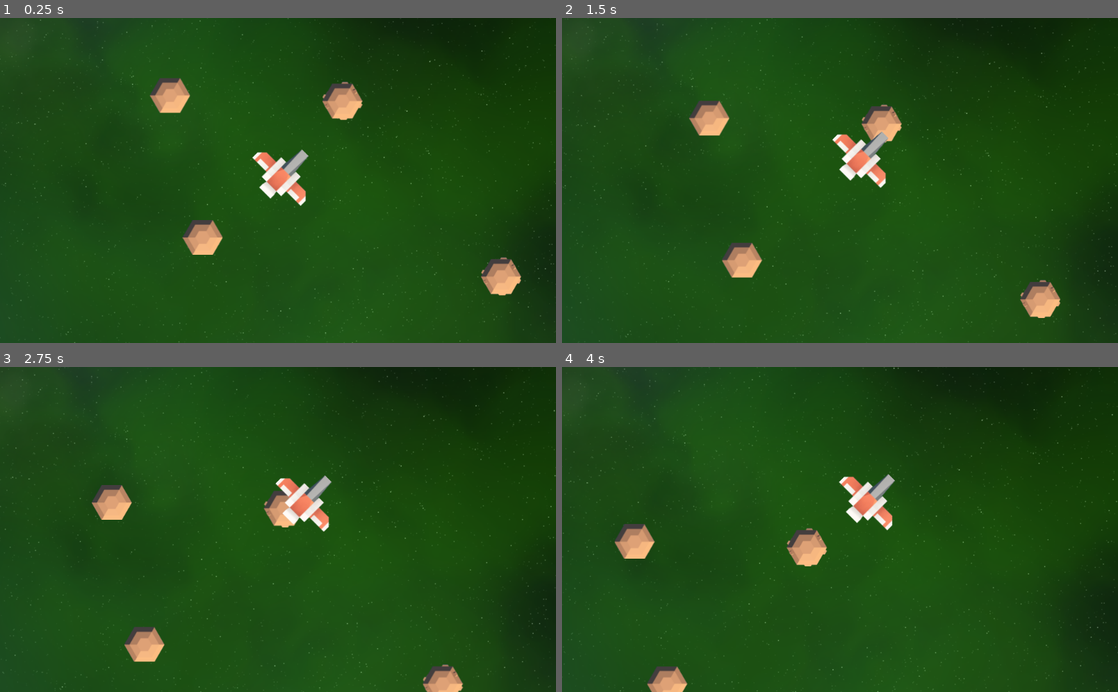
Above: before the commit, frames 1-4 (two rows, left to right).
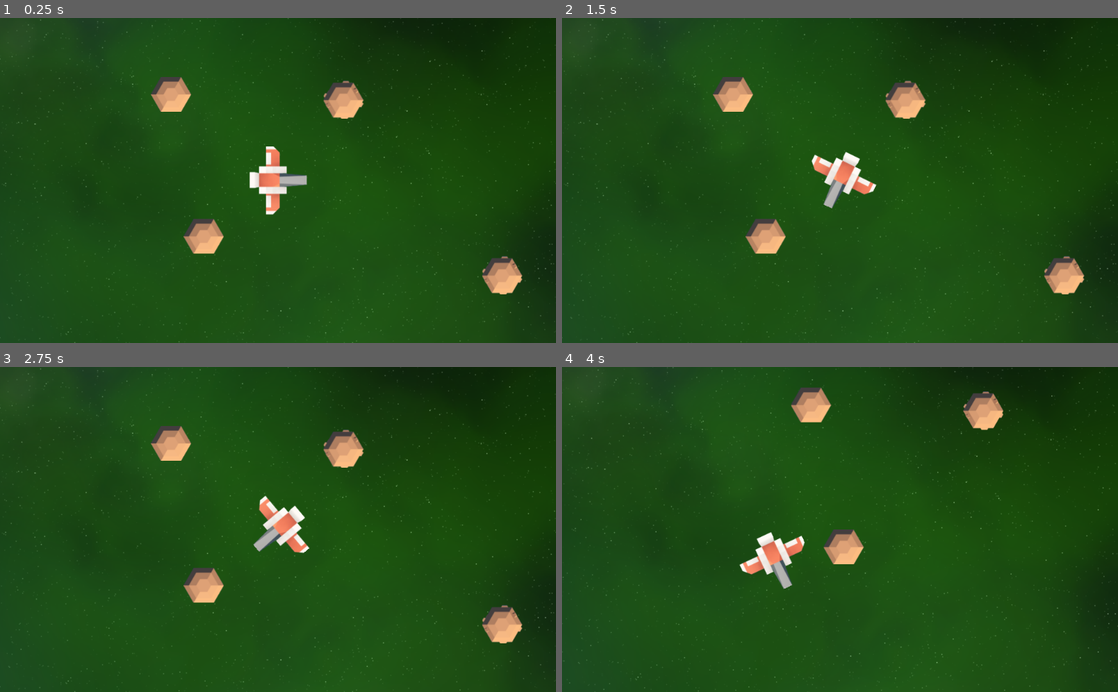
Above: after the commit, the same moments.

Repository: andrebq/SpaceExplorer2D
Game: Godot game, scene res://Root.tscn
Two runs of this game, one before a commit and one after it. Both use one fixed random seed, a clock stepped at 60 frames per second and the inputs below.
Inputs (mouse positions are in pixels of both pictures, inside the frame that each line leads up to):
- Up to frame 1 (0.25 s): no input
- Up to frame 2 (1.5 s): move the mouse to (962, 164) at 0.52 s; hold Right (Right) 0.53-1.28 s; click (962, 164) at 0.6 s; move the mouse to (728, 196) at 1.27 s; hold Left (Left) from 1.28 s (still down); click (728, 196) at 1.35 s
- Up to frame 3 (2.75 s): move the mouse to (333, 458) at 2.02 s; release Left (Left) at 2.03 s; hold Right (Right) from 2.03 s (still down); click (333, 458) at 2.1 s
- Up to frame 4 (4 s): move the mouse to (812, 594) at 2.77 s; release Right (Right) at 2.78 s; hold Up (Forward) 2.78-3.53 s; click (812, 594) at 2.85 s; move the mouse to (1006, 578) at 3.52 s; hold Left (Left) from 3.53 s (still down); click (1006, 578) at 3.6 s

The runs differ from the first frame. In frame 1, 1.8% of the frame differs, in the area x 26-94%, y 18-91%; in frame 2, 6.7%, in the area x 0-100%, y 0-100%; in frame 3, 6.4%; in frame 4, 5.7%.

Commit message:
very poor handling (no momentum, no friction)

Diff:
--- /dev/null
+++ b/HumanPilot.gd
@@ -0,0 +1,36 @@
+extends Node
+
+export var spacecraft:NodePath setget set_spacecraft
+onready var spacecraft_node:PlayableSpacecraft = get_node(spacecraft) as PlayableSpacecraft
+
+export(float, 0, 1000, 10) var linear_speed:float = 100
+export(float, 0, 360, 1) var angular_speed:float = 10
+
+func set_spacecraft(value):
+	spacecraft = value
+	spacecraft_node = null
+
+func update_node():
+	if is_inside_tree() and not spacecraft_node:
+		spacecraft_node = get_node(spacecraft)
+
+func _ready():
+	pass # Replace with function body.
+
+func _process(delta):
+	update_node()
+
+	if not spacecraft_node:
+		return
+
+	if Input.is_action_pressed("Forward"):
+		spacecraft_node.velocity = Vector2.UP * linear_speed
+	else:
+		spacecraft_node.velocity = Vector2.ZERO
+
+	if Input.is_action_pressed("Left"):
+		spacecraft_node.angular_speed = deg2rad(-angular_speed)
+	elif Input.is_action_pressed("Right"):
+		spacecraft_node.angular_speed = deg2rad(angular_speed)
+	else:
+		spacecraft_node.angular_speed = 0
--- a/PlayableSpacecraft.gd
+++ b/PlayableSpacecraft.gd
@@ -1,14 +1,17 @@
 extends KinematicBody2D
+class_name PlayableSpacecraft
 
 export var debug: bool
 
 export var velocity:Vector2 = Vector2.ZERO
+export var angular_speed:float = 0
 export(float, 0, 1, 0.01) var drag_coeficient:float = 0
 
 # Called when the node enters the scene tree for the first time.
 func _ready():
-	pass
+	rotation = PI/2
 
 func _physics_process(delta):
-	var _collision = move_and_collide(velocity, true)
-	rotation = velocity.angle() + PI/2
+	print("as: ", angular_speed, " ", rotation)
+	rotation += angular_speed * delta
+	var _collision = move_and_collide(velocity.rotated(rotation) * delta, true)
--- a/Root.tscn
+++ b/Root.tscn
@@ -11,6 +11,7 @@
 [ext_resource path="res://Art/Topdown/meteorFullRound.png" type="Texture" id=9]
 [ext_resource path="res://Art/Background/Space001.png" type="Texture" id=10]
 [ext_resource path="res://PlayerOne.gd" type="Script" id=11]
+[ext_resource path="res://HumanPilot.gd" type="Script" id=12]
 
 [node name="Root" type="Node2D"]
 
@@ -54,7 +55,6 @@
 
 [node name="PlayableSpacecraft" parent="PlayerOne" instance=ExtResource( 1 )]
 debug = true
-velocity = Vector2( 1, -1 )
 
 [node name="LocalCoordinates" type="Node2D" parent="PlayerOne/PlayableSpacecraft"]
 visible = false
@@ -63,6 +63,12 @@
 
 [node name="TargetPosition" type="Position2D" parent="PlayerOne"]
 
+[node name="HumanPilot" type="Node" parent="PlayerOne"]
+script = ExtResource( 12 )
+spacecraft = NodePath("../PlayableSpacecraft")
+linear_speed = 390.0
+angular_speed = 205.0
+
 [node name="ObjectTracker2D" type="Node2D" parent="."]
 script = ExtResource( 6 )
 tracker = NodePath("../Camera2D")
--- a/project.godot
+++ b/project.godot
@@ -13,9 +13,15 @@
 "class": "ObjectTracker2D",
 "language": "GDScript",
 "path": "res://Modules/ObjectTracker2D.gd"
+}, {
+"base": "KinematicBody2D",
+"class": "PlayableSpacecraft",
+"language": "GDScript",
+"path": "res://PlayableSpacecraft.gd"
 } ]
 _global_script_class_icons={
-"ObjectTracker2D": ""
+"ObjectTracker2D": "",
+"PlayableSpacecraft": ""
 }
 
 [application]
Not shown: 1 places in Root.tscn that only renumber resources
